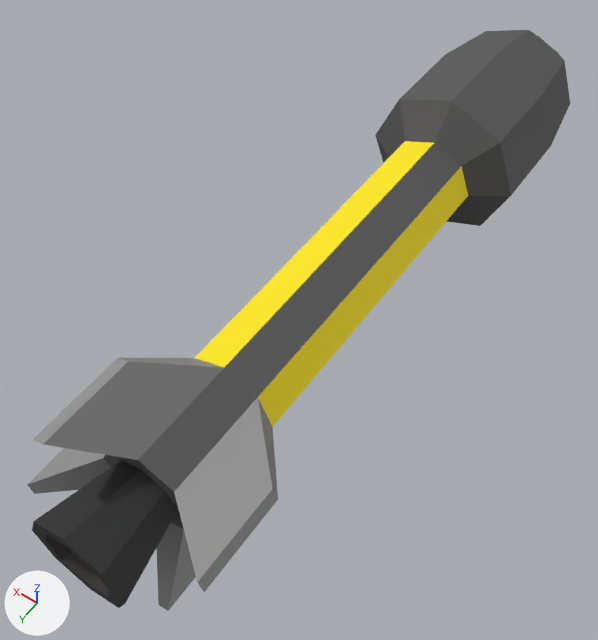
One commit to the FBX model Stora Spel/Stora Spel/Assets/Rocket/Rocket.fbx: the scene before it, then after it.
Rendered twice from a 50 mm lens placed at (-0.284, 0.412, 0.626), pointed at (0.021, -0.014, -0.044). The lights are fixed; the arrows at lower left show +X, +Y and +Z. Where no turn or scale is listed for an object, it has been applied to the vertices.
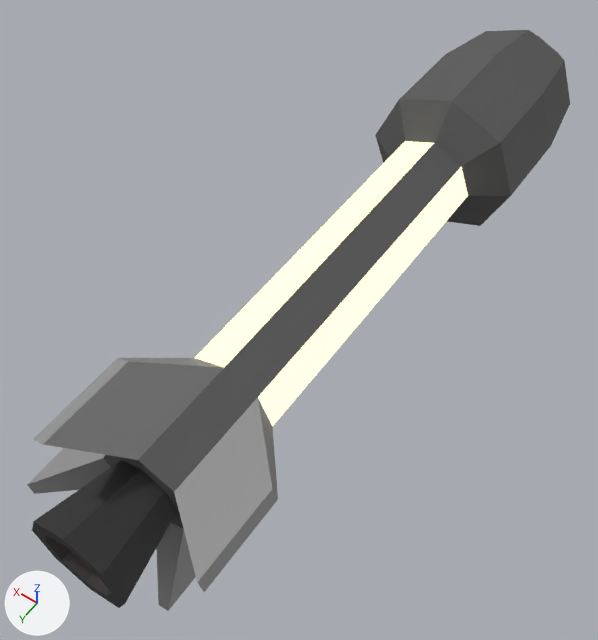
What changed in the scene script:
```text
Add img_rocket_e_png:
    img_rocket_e_png = load_image('Rocket_E.png', 'Rocket_E.png', 256, 256, 'Non-Color')
Change mat_body:
    where n0 = _N.new('ShaderNodeBsdfPrincipled'); n0.name = 'Principled BSDF'
    add n0.inputs[27].default_value = (0.8, 0.8, 0.8, 1.0)  # 'Emission Color', white #e7e7e7
    add n3 = _N.new('ShaderNodeTexImage'); n3.name = 'Image Texture.001'
    add n3.image = img_rocket_e_png
    add _L.new(n3.outputs[0], n0.inputs[28])  # 'Color' to 'Emission Strength'
```

Location of each change, (x1, y1, x2, y2) in pixels of the pictures (598 x 640 px):
'Mesh', surface changed (yellow to white)
    both: (191, 137, 472, 430)
